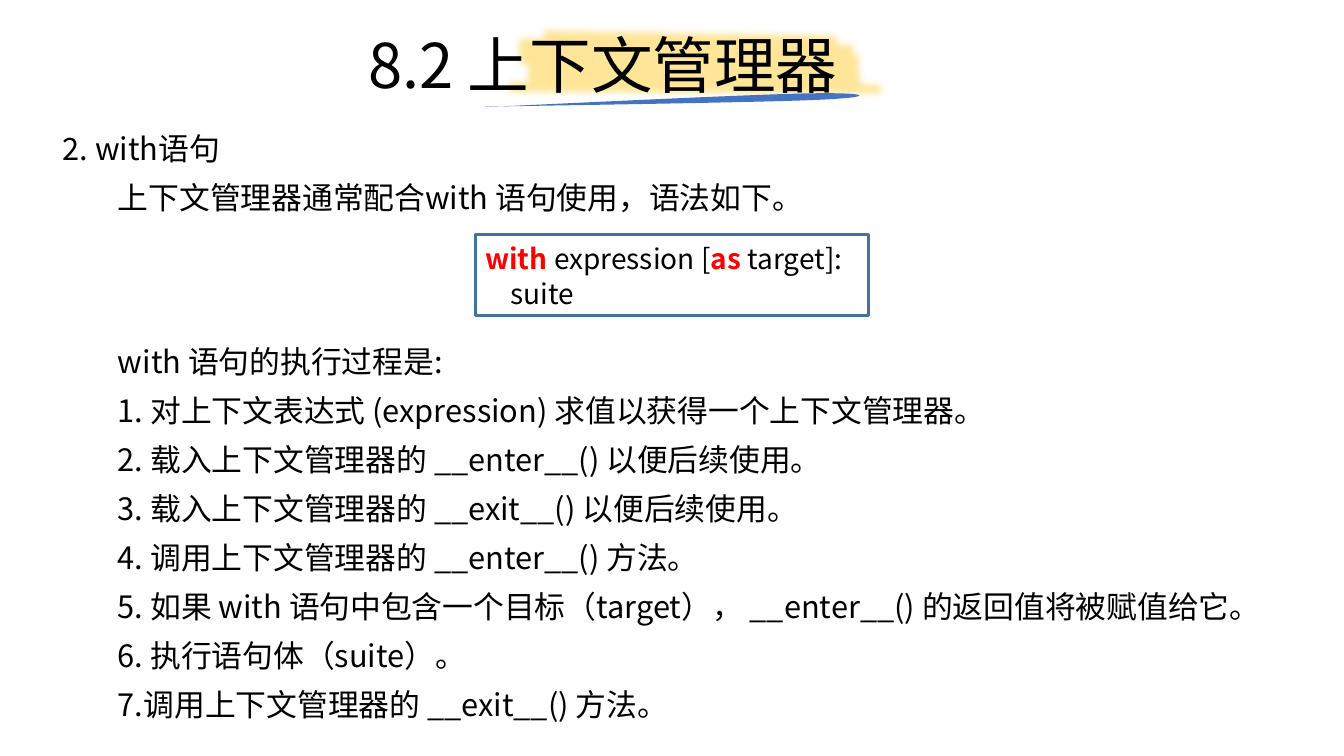
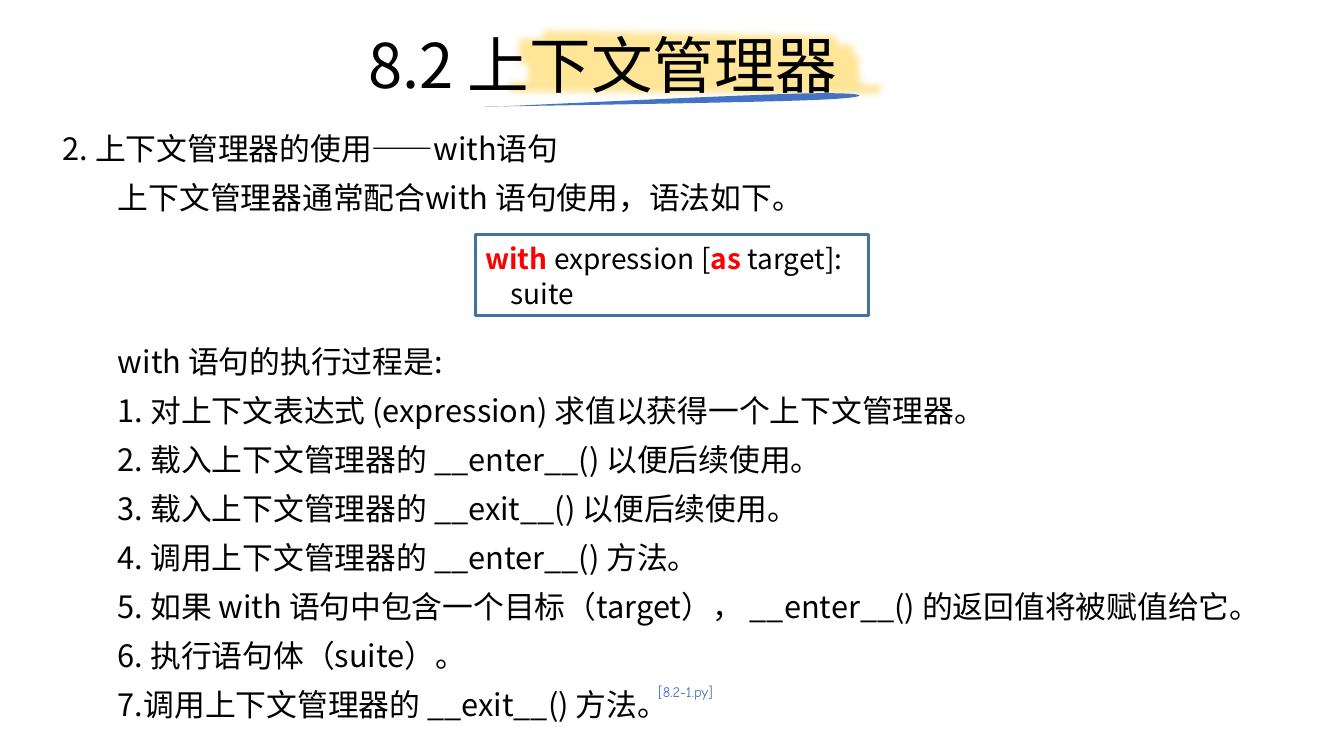
Before and after one commit to yiwenliu/CorePython, a slide deck: slide 65 of PPT/CorePython.pptx. Drawn at 1344x756 pixels with LibreOffice and Linux fonts; fonts in the diff are those of the drawing. Boxes give left, top, right and bottom in pixels: in the first picture for what was removed or moved away, otherwise in the second. Text is boxed around its words. In the diff, an @@ line names an element or a change of style, - is before the commit and + after.

```diff
--- a/PPT/CorePython.pptx
+++ b/PPT/CorePython.pptx
@@ text at (63,134,558,163): text changed @@
-2. with语句
+2. 上下文管理器的使用——with语句
@@ text added at (658,685,713,700), 18 pt, text #4472C4 @@
+[8.2-1.py]
```
Also in this commit, not shown: 5 other slides changed, 3 slides added, 3 other files.
